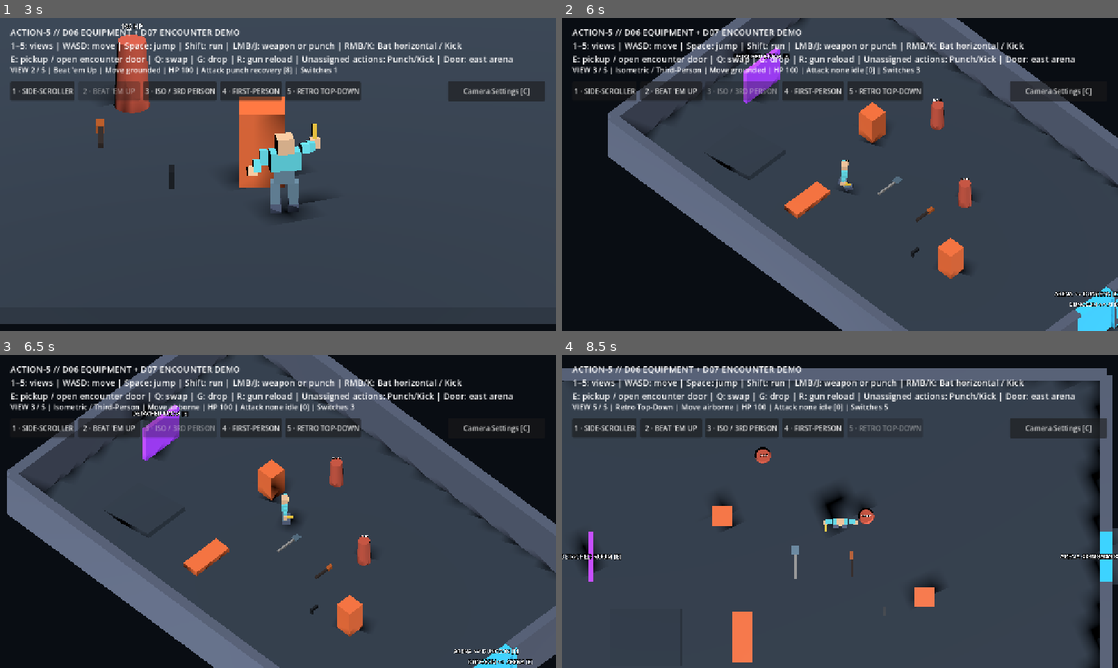
Above: before the commit, frames 1-4 (two rows, left to right).
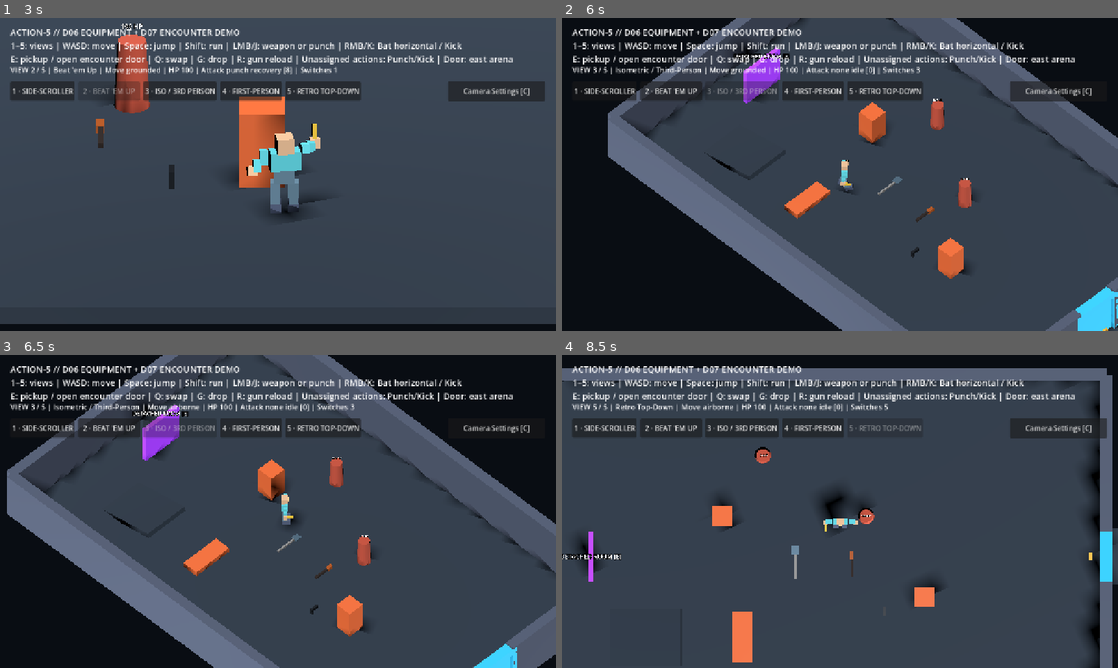
Above: after the commit, the same moments.

Repository: bravado/ACTION-5
Game: Godot game, scene res://demo/main.tscn
The game is run twice, just before and just after one commit, with the same random seed, the same clock (stepped at 60 frames per second) and the same inputs.
Inputs (mouse positions are in pixels of both pictures, inside the frame that each line leads up to):
- Up to frame 1 (3 s): tap Enter at 0.5 s; move the mouse to (400, 158) at 0.52 s; hold D (move_right) 0.53-1.28 s; tap Ctrl (actor_crouch) at 0.6 s; click (400, 158) at 0.67 s; tap Space (actor_jump) at 0.77, 1.52 s; move the mouse to (166, 190) at 1.27 s; hold S (move_down) 1.28-2.03 s; tap Alt (actor_dodge) at 1.35 s; move the mouse to (333, 105) at 2.02 s; hold D (move_right) 2.03-2.78 s; tap K (actor_kick) at 2.1 s; move the mouse to (250, 237) at 2.77 s; hold W (move_up) from 2.78 s (still down); tap J (actor_punch) at 2.85 s; click (250, 237) at 2.92 s
- Up to frame 2 (6 s): tap Space (actor_jump) at 3.02, 3.77, 4.52 s; move the mouse to (1006, 221) at 3.52 s; release W (move_up) at 3.53 s; hold Shift (actor_run) 3.53-4.28 s; hold A (move_left) 3.53-5.03 s; move the mouse to (673, 127) at 4.27 s; tap X (actor_slide) at 4.35 s; move the mouse to (867, 174) at 5.02 s; hold S (move_down) 5.03-5.78 s; tap 1 (view_1) at 5.1 s; click (867, 174) at 5.17 s; move the mouse to (756, 96) at 5.77 s; hold D (move_right) from 5.78 s (still down); tap 3 (view_3) at 5.85 s
- Up to frame 3 (6.5 s): keep holding D (move_right); tap Space (actor_jump) at 6.02 s
- Up to frame 4 (8.5 s): move the mouse to (962, 495) at 6.52 s; release D (move_right) at 6.53 s; hold W (move_up) 6.53-7.28 s; tap 4 (view_4) at 6.6 s; tap Space (actor_jump) at 6.77, 7.52 s; move the mouse to (728, 527) at 7.27 s; hold D (move_right) 7.28-8.03 s; tap 5 (view_5) at 7.35 s; click (728, 527) at 7.42 s; move the mouse to (895, 442) at 8.02 s; hold S (move_down) from 8.03 s (still down); tap R at 8.1 s

Frame 1 is identical in both runs. In frame 2, 0.2% of the frame differs, in the area x 88-100%, y 87-100%; in frame 3, 0.3%, in the area x 81-96%, y 94-99%; in frame 4, 0.2%.

Commit message:
fix(d08): remove duplicated connected-door labels and align visible two-sided handles with interaction points [full-e2e]

Diff:
--- a/demo/main.tscn
+++ b/demo/main.tscn
@@ -97,6 +97,16 @@
 [sub_resource type="BoxMesh" id="DoorLintelMesh"]
 size = Vector3(0.6, 0.40, 3.05)
 
+[sub_resource type="BoxMesh" id="DoorHandleMesh"]
+size = Vector3(0.14, 0.30, 0.38)
+
+[sub_resource type="StandardMaterial3D" id="DoorHandleMaterial"]
+albedo_color = Color(0.94, 0.72, 0.27, 1)
+roughness = 0.4
+emission_enabled = true
+emission = Color(0.18, 0.10, 0.03, 1)
+emission_energy_multiplier = 0.5
+
 [sub_resource type="BoxMesh" id="EastWallUpperMesh"]
 size = Vector3(0.6, 3.0, 7.75)
 
@@ -298,21 +308,17 @@
 mesh = SubResource("DoorMesh")
 surface_material_override/0 = SubResource("DoorMaterial")
 
-[node name="DoorLabel" type="Label3D" parent="EncounterDoor"]
-position = Vector3(-0.55, 3.10, 0)
-text = "ARENA <-> DUNGEON [E]"
-font_size = 42
-pixel_size = 0.007
-billboard = 1
-no_depth_test = true
-
-[node name="ReturnLabel" type="Label3D" parent="EncounterDoor"]
-position = Vector3(0.55, 3.10, 0)
-text = "DUNGEON <-> ARENA [E]"
-font_size = 42
-pixel_size = 0.007
-billboard = 1
-no_depth_test = true
+[node name="Handles" type="Node3D" parent="EncounterDoor"]
+
+[node name="ArenaHandle" type="MeshInstance3D" parent="EncounterDoor/Handles"]
+position = Vector3(-0.8, 1.05, 0)
+mesh = SubResource("DoorHandleMesh")
+surface_material_override/0 = SubResource("DoorHandleMaterial")
+
+[node name="DungeonHandle" type="MeshInstance3D" parent="EncounterDoor/Handles"]
+position = Vector3(0.8, 1.05, 0)
+mesh = SubResource("DoorHandleMesh")
+surface_material_override/0 = SubResource("DoorHandleMaterial")
 
 [node name="EncounterSector" parent="." instance=ExtResource("15_encounter")]
 ; Dungeon west edge (26-12=14) joins the arena's east edge (+14).
Not shown: 1 places in demo/main.tscn that only renumber resources
